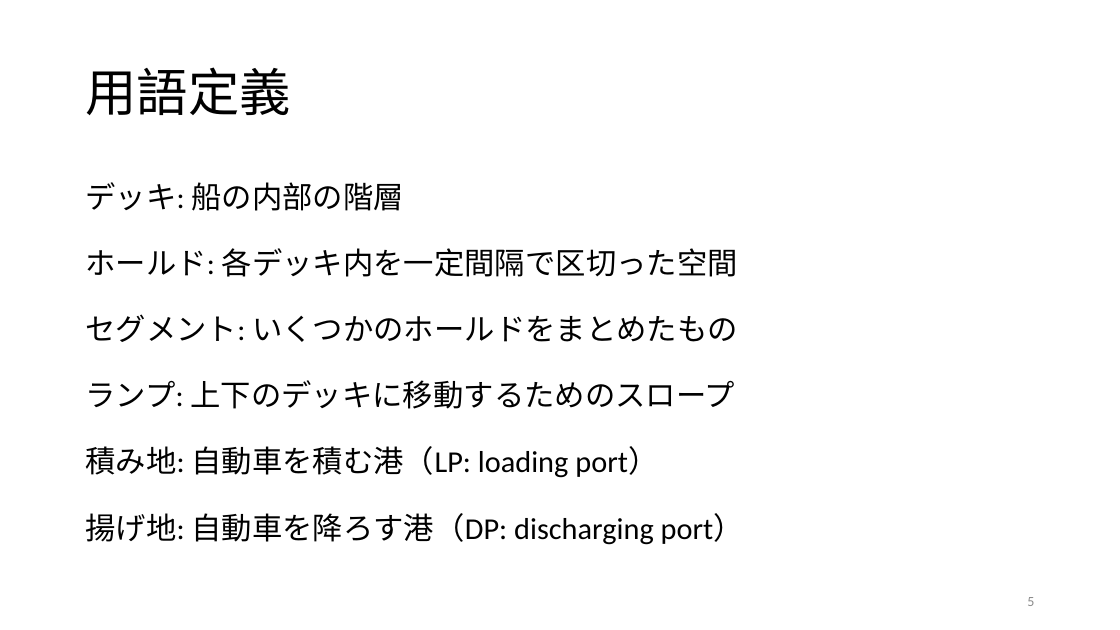
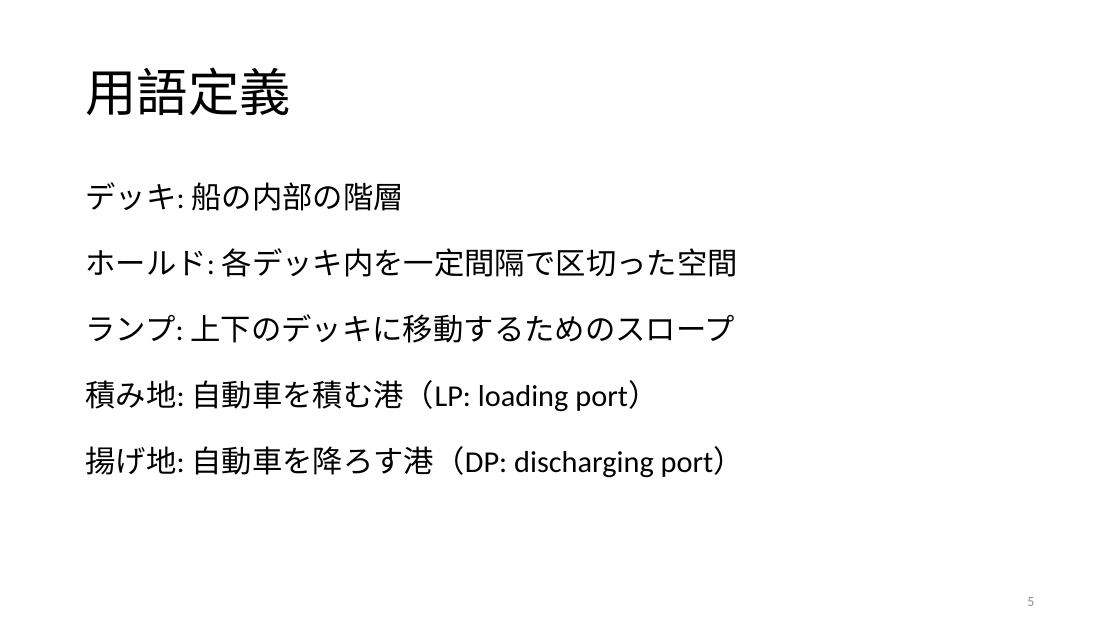
Before and after one commit to r-kurosu/kline, a slide deck: slide 5 of 卒論発表用スライド.pptx. Drawn at 1120x630 pixels with LibreOffice and Linux fonts; fonts in the diff are those of the drawing. Boxes give left, top, right and bottom in pixels: in the first picture for what was removed or moved away, otherwise in the second. Text is boxed around its words. In the diff, an @@ line names an element or a change of style, - is before the commit and + after.

```diff
--- a/卒論発表用スライド.pptx
+++ b/卒論発表用スライド.pptx
@@ text at (85, 314, 737, 342): paragraph removed @@
-セグメント: いくつかのホールドをまとめたもの
```
Also in this commit, not shown: 9 other slides changed, 18 other files.
